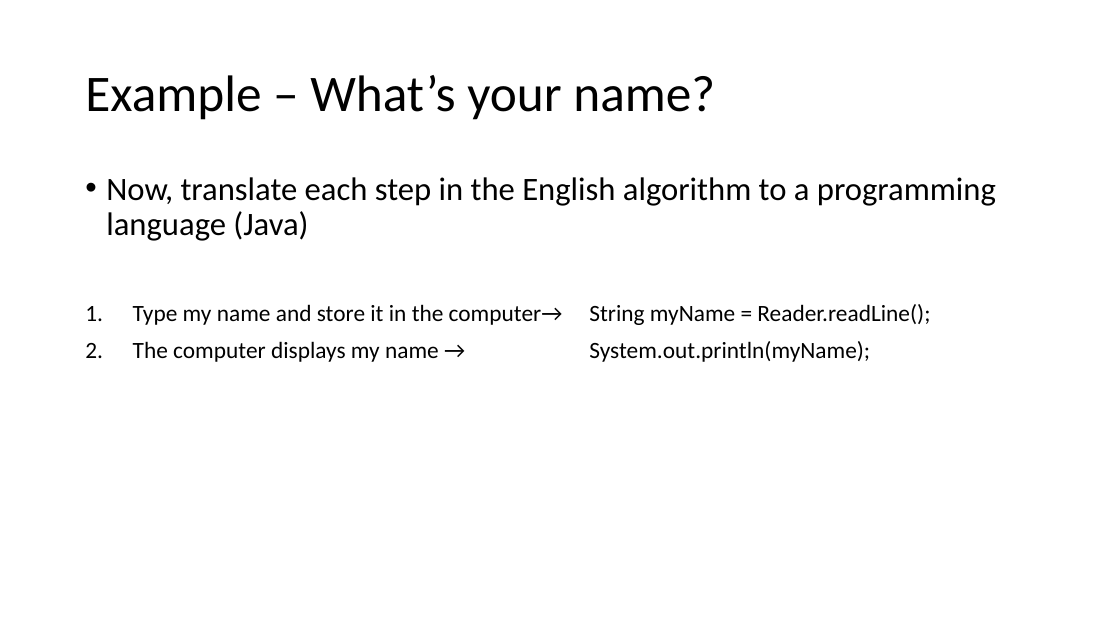
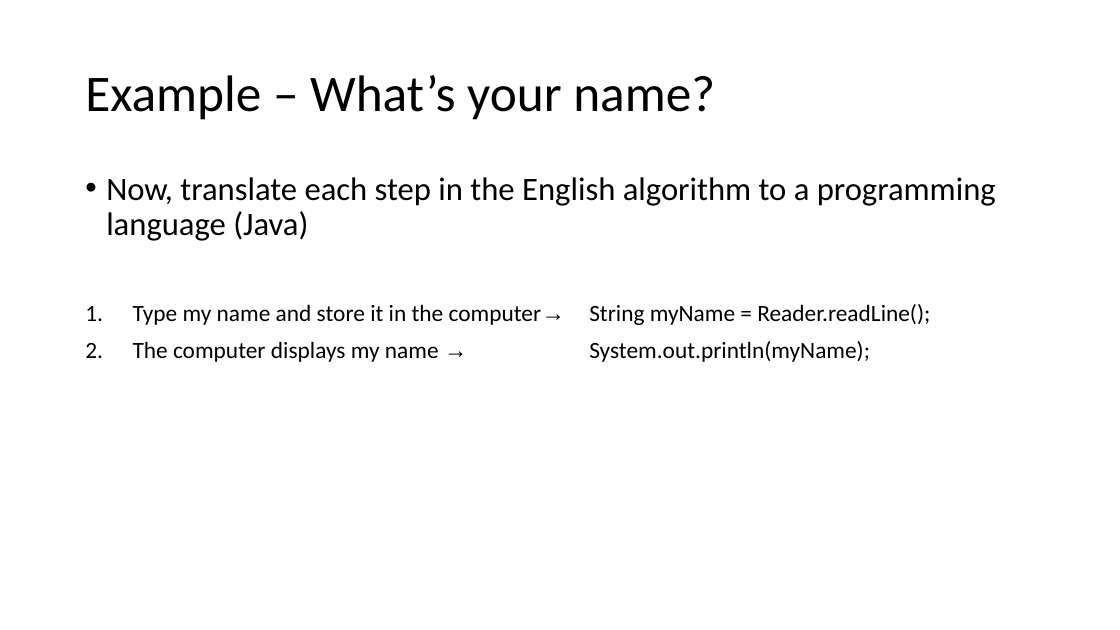
Before and after one commit to MrJoshGross/Course-Curricular-Material, a slide deck: slide 10 of Computer Science Discoveries/Lectures/Lecture 1 - Computers and Programming Languages.pptx. Drawn at 1120x630 pixels with LibreOffice and Linux fonts; fonts in the diff are those of the drawing. Boxes give left, top, right and bottom in pixels: in the first picture for what was removed or moved away, otherwise in the second. Text is boxed around its words. In the diff, an @@ line names an element or a change of style, - is before the commit and + after.

Commit message:
Expand on algorithm designs, add problems 3 and 4

```diff
--- a/Computer Science Discoveries/Lectures/Lecture 1 - Computers and Programming Languages.pptx
+++ b/Computer Science Discoveries/Lectures/Lecture 1 - Computers and Programming Languages.pptx
@@ text "Now, translate each step in ..." at box(106, 177, 996, 362): font Calibri to Arial in "computer→", "→" @@
```
Also in this commit, not shown: 12 other slides changed, 1 other file.
